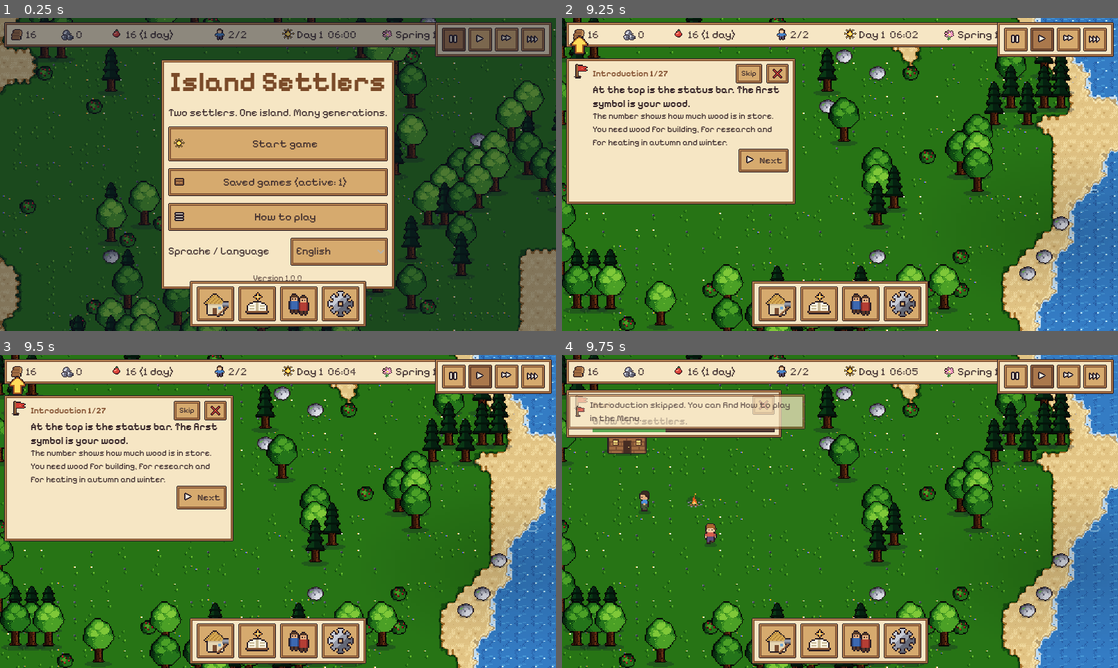
Above: before the commit, frames 1-4 (two rows, left to right).
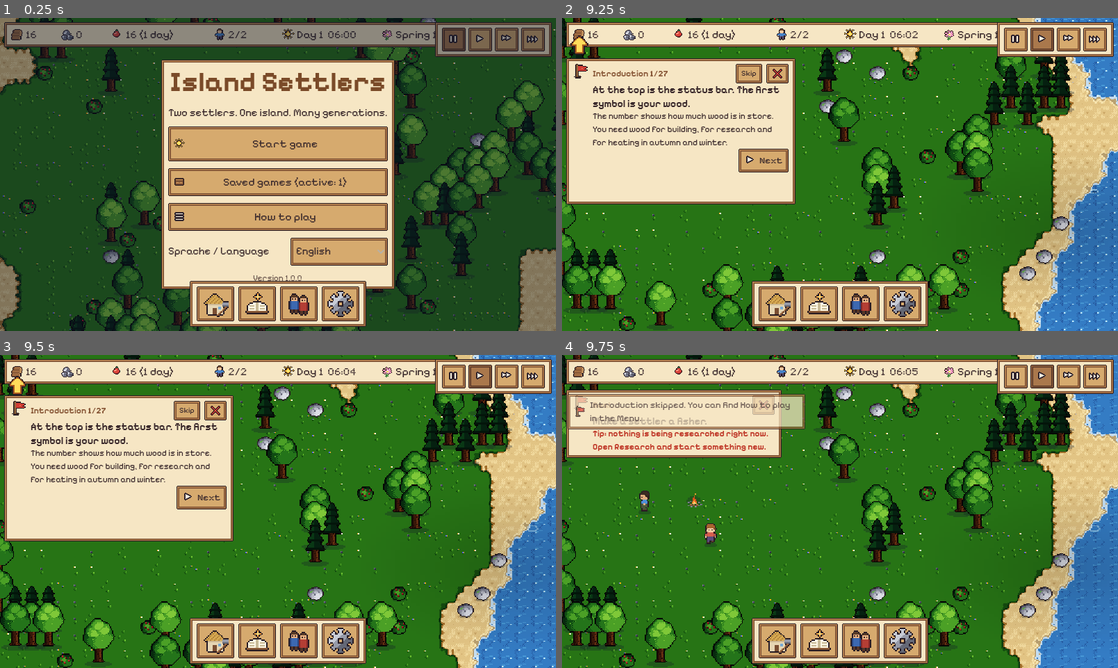
Above: after the commit, the same moments.

Repository: roderichpralle-a11y/New_World
Game: Godot game, scene res://scenes/main.tscn
The game is run twice, just before and just after one commit, with the same random seed, the same clock (stepped at 60 frames per second) and the same inputs.
Inputs (mouse positions are in pixels of both pictures, inside the frame that each line leads up to):
- Up to frame 1 (0.25 s): no input
- Up to frame 2 (9.25 s): click "Start game" at 0.5 s; click (1017, 39) at 1.27 s; click (1040, 39) at 2.02 s; click (1067, 39) at 2.77 s; click (1095, 39) at 3.52 s; click (778, 302) at 4.27 s; click (817, 302) at 5.02 s; click (862, 302) at 5.77 s; tap Enter at 6.5, 6.6 s; move the mouse to (962, 158) at 6.52 s; hold D 6.53-7.25 s; click (962, 158) at 6.67 s; tap Space at 6.77 s; drag from (728, 190) to (812, 237) at 7.27 s; click (901, 302) at 8.02 s; click "Got it" at 8.75 s
- Up to frame 3 (9.5 s): no input
- Up to frame 4 (9.75 s): click "Skip" at 9.5 s

Frames 1-3 are identical in both runs. In frame 4, 3.6% of the frame differs, in the area x 0-40%, y 20-33%.

Commit message:
Ziele leiten durch Stufe I, Mahnung ohne Baumeister/Forscher, Hinweise volles Lager und Meldungen nach einem Jahr (Test)
Co-Authored-By: Claude Opus 5.5 <noreply@anthropic.com>
Claude-Session: https://claude.ai/code/session_01KDShS7M9ekFLtvu5ctsTBe

Diff:
--- a/data/goals.json
+++ b/data/goals.json
@@ -30,12 +30,16 @@
     {"id": "t_death", "text": "Siedler können sterben.", "hint": "Sie sterben an Alter, Kälte, Verletzungen, Krankheite …(193 unchanged characters)…
   ],
   "milestones": [
-    {"id": "m_pop5", "text": "Wachse auf 5 Siedler.", "check": {"type": "pop", "n": 5}, "reward": {"beeren": 10, "holz": 10}},
-    {"id": "m_lager", "text": "Baue ein Lager.", "hint": "Ein Lager gibt mehr Platz für Vorräte und kürzere Wege.", "check": {"type": "building", "what": "lager", "n": 1}, "reward": {"stein": 8}},
-    {"id": "m_tech3", "text": "Erforsche 3 Dinge.", "check": {"type": "techs", "n": 3}, "reward": {"holz": 15}},
+    {"id": "m_fischer", "text": "Mache einen Siedler zum Fischer.", "hint": "Fisch gibt es das ganze Jahr, im Winter wächst er aber langsamer nach. Er macht sehr satt. Öffne das Menü Siedler und wähle beim Beruf Fischer.", "check": {"type": "job", "what": "fischer", "n": 1}, "reward": {"holz": 10}},
+    {"id": "m_schreib", "text": "Baue eine Schreibstube.", "hint": "Tippe auf Bauen, Reiter Wissen. Gebaut wird nur, wenn ein Siedler Baumeister ist. In der Schreibstube kommen Forscher doppelt so schnell voran wie am Lagerfeuer.", "check": {"type": "building", "what": "schreibstube", "n": 1}, "reward": {"stein": 8}},
+    {"id": "m_gartenbau", "text": "Erforsche Gartenbau.", "hint": "Öffne die Forschung und starte Gartenbau. Geforscht wird nur, wenn mindestens ein Siedler Forscher ist.", "check": {"type": "tech", "what": "gartenbau"}, "reward": {"holz": 10}},
+    {"id": "m_feld", "text": "Baue ein Getreidefeld.", "hint": "Tippe auf Bauen, Reiter Nahrung. Der Baumeister baut das Feld. Danach braucht es einen Bauern: Er sät und erntet dort Getreide.", "check": {"type": "building", "what": "feld", "n": 1}, "reward": {"beeren": 15}},
+    {"id": "m_bauer", "text": "Mache einen Siedler zum Bauern.", "hint": "Ohne Bauer wächst auf dem Feld nichts. Öffne das Menü Siedler und wähle beim Beruf Bauer.", "check": {"type": "job", "what": "bauer", "n": 1}, "reward": {"holz": 10}},
+    {"id": "m_holzbearb", "text": "Erforsche Holzbearbeitung.", "hint": "Holzbearbeitung braucht Steinwerkzeuge. Dein Forscher muss dafür bei der Arbeit sein.", "check": {"type": "tech", "what": "holzbearbeitung"}, "reward": {"stein": 8}},
+    {"id": "m_saege", "text": "Baue eine Sägegrube.", "hint": "Ein Handwerker sägt dort aus Holz Bretter. Bretter brauchst du für bessere Häuser. Denk an den Baumeister.", "check": {"type": "building", "what": "saegegrube", "n": 1}, "reward": {"holz": 15}},
+    {"id": "m_hut4", "text": "Baue eine vierte Hütte.", "hint": "Jede Hütte bringt 2 Wohnplätze. Nur mit freien Plätzen bekommen deine Siedler Kinder.", "check": {"type": "building", "what": "huette", "n": 4}, "reward": {"beeren": 10}},
     {"id": "m_food3", "text": "Lagere 3 Sorten Nahrung.", "hint": "Abwechslung auf dem Teller bringt öfter Nachwuchs. Beeren, Fisch und Getreide sind ein guter Anfang.", "check": {"type": "variety", "n": 3}, "reward": {"fisch": 10}},
     {"id": "m_pop8", "text": "Wachse auf 8 Siedler.", "check": {"type": "pop", "n": 8}, "reward": {"holz": 20, "stein": 10}},
-    {"id": "m_schreib", "text": "Baue eine Schreibstube.", "hint": "Forscher kommen dort doppelt so schnell voran wie am Lagerfeuer.", "check": {"type": "building", "what": "schreibstube", "n": 1}, "reward": {"bretter": 10}},
     {"id": "m_holzhaus", "text": "Baue ein Holzhaus.", "hint": "Tippe auf eine Hütte und baue sie aus, oder baue ein neues Holzhaus. Vier Siedler finden darin Platz.", "check": {"type": "building", "what": "holzhaus", "n": 1}, "reward": {"bretter": 10}},
     {"id": "m_tier3", "text": "Erreiche Forschungsstufe III.", "check": {"type": "tier", "n": 3}, "reward": {"ziegel": 10}},
     {"id": "m_pop12", "text": "Wachse auf 12 Siedler.", "check": {"type": "pop", "n": 12}, "reward": {"weizen": 15, "holz": 15}},
--- a/data/hints.json
+++ b/data/hints.json
@@ -232,6 +232,16 @@
   "name": "Neu: Zukunftsstadt",
   "text": "Baut die Zukunftsstadt, das Ziel aller Zeitalter. Auf allen Inseln kommen dann doppelt so oft Kinder."
  },
+ "first_storage_full": {
+  "name": "Das Lager ist voll",
+  "text": "Deine Siedler können nichts mehr einlagern. Wer sammelt, Holz fällt oder fischt, hört auf, bis wieder Platz ist. Baue ein neues Lager: im Baumenü unter Lager. Ein Lagerhaus fasst 400, später das Große Lager 1000. Steht es nah an der Arbeit, sparen die Siedler auch Wege.",
+  "icon": "kiste"
+ },
+ "first_year": {
+  "name": "Meldungen nach Wunsch",
+  "text": "Ein Jahr ist vorbei. Im Spiel erscheinen viele Meldungen. Unter Menü > Meldungen schaltest du jede Art einzeln an oder ab, zum Beispiel Tag und Jahreszeit oder Bauen. Wichtiges wie Hunger, Kälte und Todesfälle lässt du am besten an.",
+  "icon": "glocke"
+ },
  "first_winter": {
   "name": "Der Winter kommt",
   "text": "Im Winter wächst nichts, und die Siedler müssen heizen. Legt Holz oder Kohle und haltbares Essen zurück. Das Symbol neben der Jahreszeit zeigt, wie hart der Winter wird."
--- a/data/i18n/en.json
+++ b/data/i18n/en.json
@@ -2336,5 +2336,26 @@
  "Jede Zeile zeigt Name, Alter, Beruf und sonstige Informationen: was der Siedler gerade tut, sein Talent, wie viel er  …(891 unchanged characters)…
  "Freie zeigen": "Show free",
  "Freie Siedler und Kinder in der Liste zeigen oder ausblenden": "Show or hide free settlers and children in the list",
- "Satt: %s": "Full: %s"
+ "Satt: %s": "Full: %s",
+ "Achtung: Eine Baustelle wartet, aber niemand ist Baumeister. Gib einem Siedler im Menü Siedler den Beruf Baumeister.": "Attention: a construction site is waiting, but nobody is a builder. Give a settler the Builder job in the Settlers menu.",
+ "Achtung: Die Forschung steht still, weil niemand Forscher ist. Gib mindestens einem Siedler den Beruf Forscher.": "Attention: research has stopped because nobody is a researcher. Give at least one settler the Researcher job.",
+ "Tipp: Gerade wird nichts erforscht. Öffne die Forschung und starte etwas Neues.": "Tip: nothing is being researched right now. Open Research and start something new.",
+ "Mache einen Siedler zum Fischer.": "Make a settler a fisher.",
+ "Fisch gibt es das ganze Jahr, im Winter wächst er aber langsamer nach. Er macht sehr satt. Öffne das Menü Siedler und wähle beim Beruf Fischer.": "There is fish all year round, but in winter it grows back more slowly. It is very filling. Open the Settlers menu and pick Fisher as the job.",
+ "Tippe auf Bauen, Reiter Wissen. Gebaut wird nur, wenn ein Siedler Baumeister ist. In der Schreibstube kommen Forscher doppelt so schnell voran wie am Lagerfeuer.": "Tap Build, Knowledge tab. Building only happens when a settler is a builder. In the writing room researchers progress twice as fast as at the campfire.",
+ "Erforsche Gartenbau.": "Research Gardening.",
+ "Öffne die Forschung und starte Gartenbau. Geforscht wird nur, wenn mindestens ein Siedler Forscher ist.": "Open Research and start Gardening. Research only happens when at least one settler is a researcher.",
+ "Baue ein Getreidefeld.": "Build a grain field.",
+ "Tippe auf Bauen, Reiter Nahrung. Der Baumeister baut das Feld. Danach braucht es einen Bauern: Er sät und erntet dort Getreide.": "Tap Build, Food tab. The builder builds the field. Then it needs a farmer: they sow and harvest grain there.",
+ "Mache einen Siedler zum Bauern.": "Make a settler a farmer.",
+ "Ohne Bauer wächst auf dem Feld nichts. Öffne das Menü Siedler und wähle beim Beruf Bauer.": "Without a farmer nothing grows on the field. Open the Settlers menu and pick Farmer as the job.",
+ "Erforsche Holzbearbeitung.": "Research Woodworking.",
+ "Holzbearbeitung braucht Steinwerkzeuge. Dein Forscher muss dafür bei der Arbeit sein.": "Woodworking needs stone tools. Your researcher has to be at work for it.",
+ "Baue eine Sägegrube.": "Build a saw pit.",
+ "Ein Handwerker sägt dort aus Holz Bretter. Bretter brauchst du für bessere Häuser. Denk an den Baumeister.": "A craftsman saws planks from wood there. You need planks for better houses. Remember the builder.",
+ "Baue eine vierte Hütte.": "Build a fourth hut.",
+ "Jede Hütte bringt 2 Wohnplätze. Nur mit freien Plätzen bekommen deine Siedler Kinder.": "Every hut adds 2 living spaces. Your settlers only have children while spaces are free.",
+ "Deine Siedler können nichts mehr einlagern. Wer sammelt, Holz fällt oder fischt, hört auf, bis wieder Platz ist. Baue ein neues Lager: im Baumenü unter Lager. Ein Lagerhaus fasst 400, später das Große Lager 1000. Steht es nah an der Arbeit, sparen die Siedler auch Wege.": "Your settlers cannot store anything more. Whoever gathers, cuts wood or fishes stops until there is room again. Build a new storage: in the build menu under Storage. A storehouse holds 400, later the large storage 1000. Placed close to the work, it also saves your settlers walking.",
+ "Meldungen nach Wunsch": "Messages as you like",
+ "Ein Jahr ist vorbei. Im Spiel erscheinen viele Meldungen. Unter Menü > Meldungen schaltest du jede Art einzeln an oder ab, zum Beispiel Tag und Jahreszeit oder Bauen. Wichtiges wie Hunger, Kälte und Todesfälle lässt du am besten an.": "A year has passed. Many messages appear in the game. Under Menu > Messages you switch each kind on or off, for example Day and season or Building. Best keep important ones like hunger, cold and deaths on."
 }
--- a/scripts/autoload/game.gd
+++ b/scripts/autoload/game.gd
@@ -145,7 +145,7 @@
 	stats = {"births": 0, "deaths": 0, "max_pop": 0, "starved": 0, "starve_day": time_days}
 	lineage = {}
 	research = {"current": "", "progress": {}, "done": [], "paid": []}
-	goals = {"tut": 0, "ms": 0, "tv": 8}
+	goals = {"tut": 0, "ms": 0, "tv": 8, "mv": 2}
 	rules = RULES
 	rules_old = RULES
 	rules_day = time_days
@@ -1463,16 +1463,35 @@
 		# Seit tv 8 (josh 2026-10-22): ohne die 2 Schritte zum Menü (vorher 25 und 26)
 		if tv >= 5 and tv < 8 and tut >= 25 and tut < 999:
 			tut = 999 if tut >= 29 else (tut - 2 if tut >= 27 else 25)
-		goals = {"tut": tut, "ms": int(g.get("ms", 0)), "hide": str(g.get("hide", "")), "tv": 8,
-			"gift": str(g.get("gift", ""))}
+		goals = {"tut": tut, "ms": _ms_upgrade(g), "hide": str(g.get("hide", "")), "tv": 8,
+			"gift": str(g.get("gift", "")), "mv": 2}
 	else:
-		goals = {"tut": 999, "ms": 0, "catchup": true}
+		goals = {"tut": 999, "ms": 0, "catchup": true, "mv": 2}
 	_recompute_effects()
 	research_changed.emit()
 	is_over = false
 	selected = null
 	_last_day = day()
 	set_speed(1)
+
+
+## Feste Ziele bis Oktober 2026 (goals.mv fehlt). Seit mv 2 (josh 2026-10-22) führen am Anfang Ziele der Stufe I
+## (Fischer, Schreibstube, Gartenbau, Feld, Bauer, Holzbearbeitung, Sägegrube, vierte Hütte); ein alter Spielstand
+## steht danach beim selben Ziel wie vorher (entfallene Ziele: am Anfang der neuen Liste).
+const OLD_MS := ["m_pop5", "m_lager", "m_tech3", "m_food3", "m_pop8", "m_schreib", "m_holzhaus", "m_tier3", "m_pop12",
+	"m_births10", "m_brot", "m_tier5", "m_pop18", "m_werft", "m_found1", "m_settle2", "m_kills5", "m_pop25",
+	"m_steinhaus", "m_gold", "m_settle3", "m_alltech", "m_denkmal", "m_pop40"]
+
+
+func _ms_upgrade(g: Dictionary) -> int:
+	var ms := int(g.get("ms", 0))
+	if int(g.get("mv", 1)) >= 2 or ms <= 0:
+		return ms
+	var ids: Array = Data.goals.get("milestones", []).map(func(m): return str(m.id))
+	if ms >= OLD_MS.size():  # schon bei den endlos erzeugten Zielen
+		return ms - OLD_MS.size() + ids.size()
+	var at := ids.find(OLD_MS[ms])
+	return maxi(at, 0)
 
 
 ## Nach Sea.build_from_save (main.gd): alle Welten existieren. Systeme lesen ihre Schluessel
--- a/scripts/autoload/hints.gd
+++ b/scripts/autoload/hints.gd
@@ -109,6 +109,13 @@
 	var w = Game.world
 	if Seasons.season() >= 2 or Seasons.year() > 1:
 		out.append("first_winter")
+	if Seasons.year() > 1:  # nach einem Jahr: Meldungen im Menü an- und abschalten (josh 2026-10-22)
+		out.append("first_year")
+	for wd in Sea.all_worlds():  # zum ersten Mal ist ein Lager voll (josh 2026-10-22)
+		var vol := Game.storage_volume(wd)
+		if vol > 0 and Game.used_volume(wd) >= vol - 3:
+			out.append("first_storage_full")
+			break
 	if not Quests.offers.is_empty() or not Quests.active.is_empty():
 		out.append("first_quests")
 	for wd in Sea.all_worlds():
@@ -143,7 +150,7 @@
 	if k.begins_with("tech_"):
 		return str(Data.techs.get(k.substr(5), {}).get("icon", "wissen"))
 	return {"first_winter": "holz", "first_quests": "ziel", "first_event": "ereignis", "first_pirates": "ereignis",
-		"first_merchant": "haendler", "first_exam": "zeitalter", "first_island": "kompass", "first_admin": "wissen"}.get(k, "wissen")
+		"first_merchant": "haendler", "first_exam": "zeitalter", "first_island": "kompass", "first_admin": "wissen", "first_storage_full": "kiste", "first_year": "glocke"}.get(k, "wissen")
 
 
 ## Nächster Hinweis aus der Schlange ("" = keiner).
--- a/scripts/ui/goal_card.gd
+++ b/scripts/ui/goal_card.gd
@@ -21,6 +21,7 @@
 var _cur_id: String = ""
 var _actions: Array = []  # Aktionen seit Beginn des aktuellen Schritts
 var _bob: float = 0.0
+var _warn: Label  # Mahnung in Stufe I: Baustelle ohne Baumeister, Forschung ohne Forscher (josh 2026-10-22)
 var _ms_box: Control  # Ziel bzw. Pruefung (oben); das X blendet nur diesen Teil aus
 var _quest_row: Control  # Auftrag darunter (QuestView, Teil D)
 
@@ -71,6 +72,11 @@
 	_hint.custom_minimum_size.x = 170
 	_hint.visible = false
 	v.add_child(_hint)
+	_warn = UiTheme.label("", 12, Color("#c03a2a"), true)
+	_warn.autowrap_mode = TextServer.AUTOWRAP_WORD_SMART
+	_warn.custom_minimum_size.x = 170
+	_warn.visible = false
+	v.add_child(_warn)
 	_next = UiTheme.button(tr("Weiter"), "play", 34)
 	_next.size_flags_horizontal = Control.SIZE_SHRINK_END
 	_next.add_theme_font_size_override("font_size", 14)
@@ -209,6 +215,26 @@
 	tw.set_ignore_time_scale(true)
 	modulate = Color(1.4, 1.4, 0.8)
 	tw.tween_property(self, "modulate", Color.WHITE, 0.8)
+
+
+## Solange nur Stufe I erforscht ist: Mahnung, wenn eine Baustelle ohne Baumeister wartet oder eine Forschung
+## ohne Forscher stillsteht (josh 2026-10-22). Leer, wenn alles passt.
+func tier1_warning() -> String:
+	if Game.max_tier() > 1:
+		return ""
+	var w = Game.world
+	if w == null or not is_instance_valid(w):
+		return ""
+	var has_job := func(wd, j: String) -> bool:
+		return wd.settlers.any(func(x): return x.is_adult() and x.job == j)
+	if w.buildings.any(func(b): return not b.complete) and not has_job.call(w, "baumeister"):
+		return tr("Achtung: Eine Baustelle wartet, aber niemand ist Baumeister. Gib einem Siedler im Menü Siedler den Beruf Baumeister.")
+	var home = Sea.main_world()
+	if Game.research.current != "" and home != null and not has_job.call(home, "forscher"):
+		return tr("Achtung: Die Forschung steht still, weil niemand Forscher ist. Gib mindestens einem Siedler den Beruf Forscher.")
+	if Game.research.current == "" and Data.techs.keys().any(func(t): return Game.tech_state(t) == "available"):
+		return tr("Tipp: Gerade wird nichts erforscht. Öffne die Forschung und starte etwas Neues.")
+	return ""
 
 
 ## Wegklicken: dieses Ziel bleibt verborgen, das naechste erscheint wieder (ein Auftrag bleibt sichtbar).
@@ -316,6 +342,11 @@
 		_hint.text = g.get("hint", "")  # Pruefung: was noch fehlt, aendert sich laufend
 		if _hint.visible:
 			_relayout()
+	var wt := tier1_warning() if not t else ""
+	if wt != _warn.text:
+		_warn.text = wt
+		_warn.visible = wt != ""
+		_relayout()
 	var p := progress(g)
 	_bar.visible = int(p[1]) > 1
 	_bar.value = 100.0 * float(p[0]) / max(1.0, float(p[1]))
Not shown, changed: DESIGN.md
